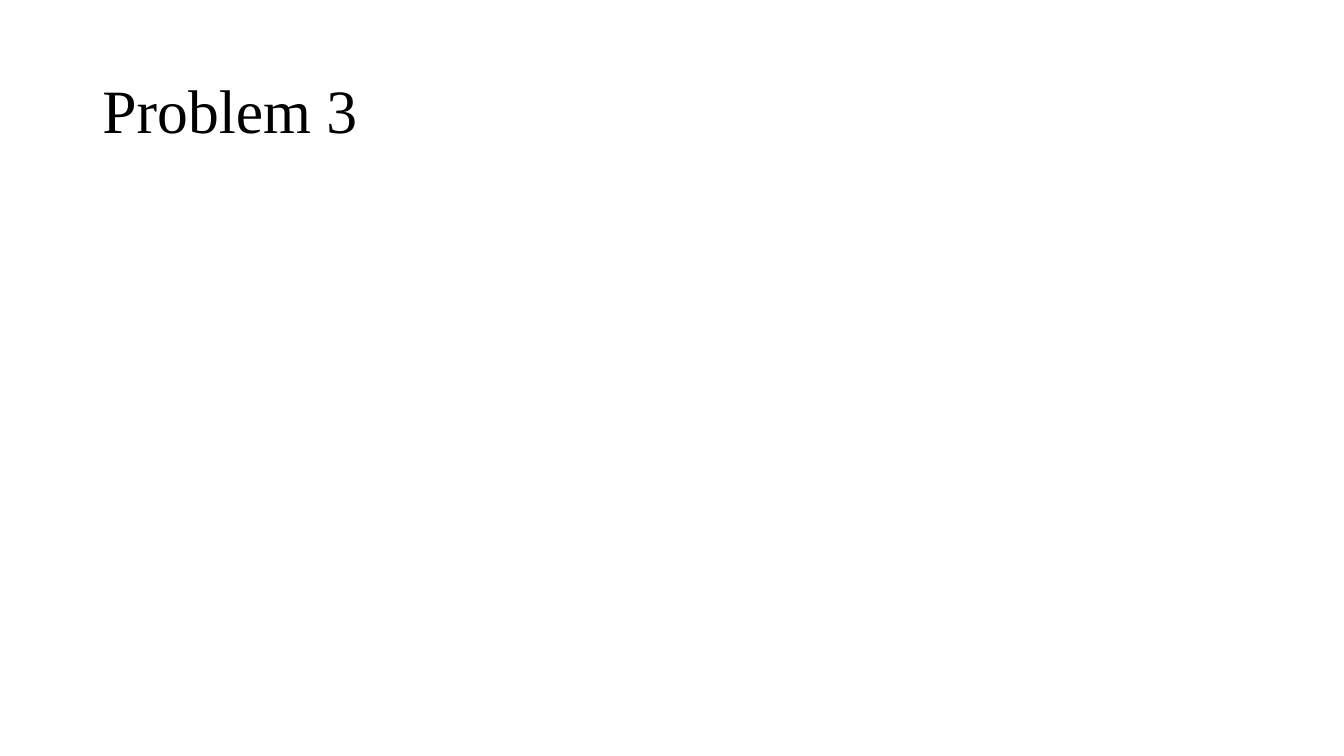
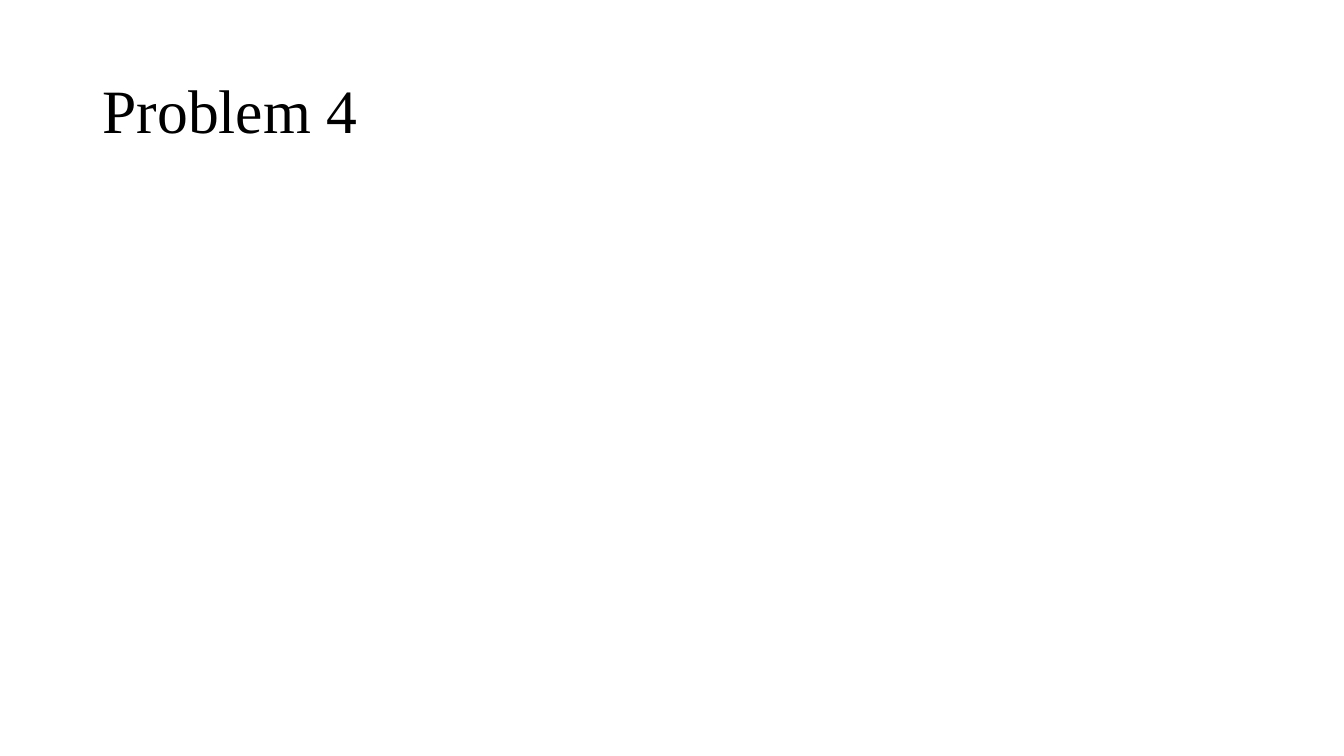
Before and after one commit to Thoalfeqar-gata/Masters-Degree-Mathematics, a slide deck: slide 18 of Optimization Problem Formulation.pptx (slide 15 before the commit). Drawn at 1344x756 pixels with LibreOffice and Linux fonts; fonts in the diff are those of the drawing; grey boxes stand for pictures. Boxes give left, top, right and bottom in pixels: in the first picture for what was removed or moved away, otherwise in the second. Text is boxed around its words. In the diff, an @@ line names an element or a change of style, - is before the commit and + after.

```diff
--- a/Optimization Problem Formulation.pptx
+++ b/Optimization Problem Formulation.pptx
@@ title at box(102, 90, 357, 134): text changed @@
-Problem 3
+Problem 4
```
Also in this commit, not shown: 4 other slides changed, 3 slides added, 1 other file.
